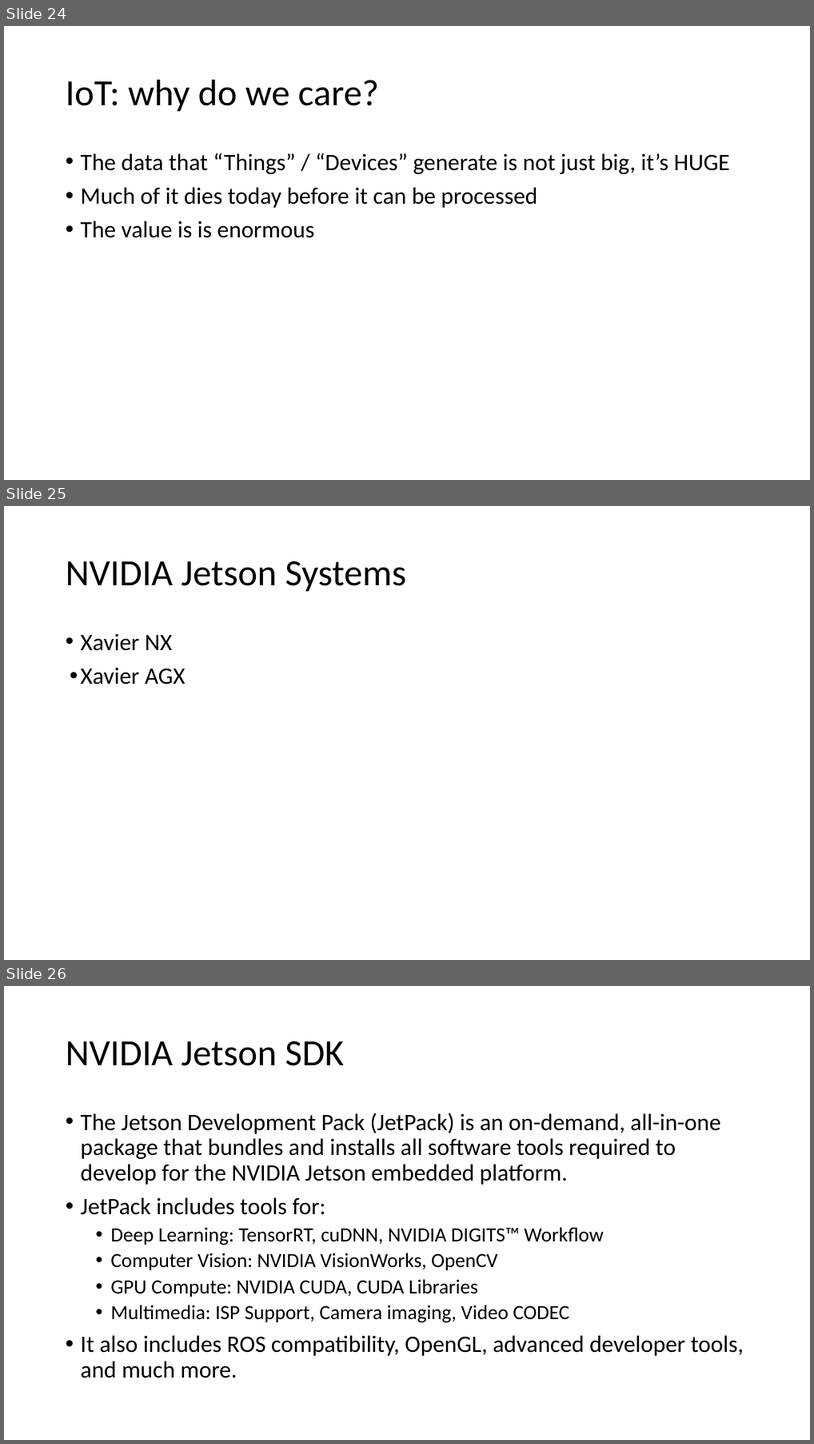
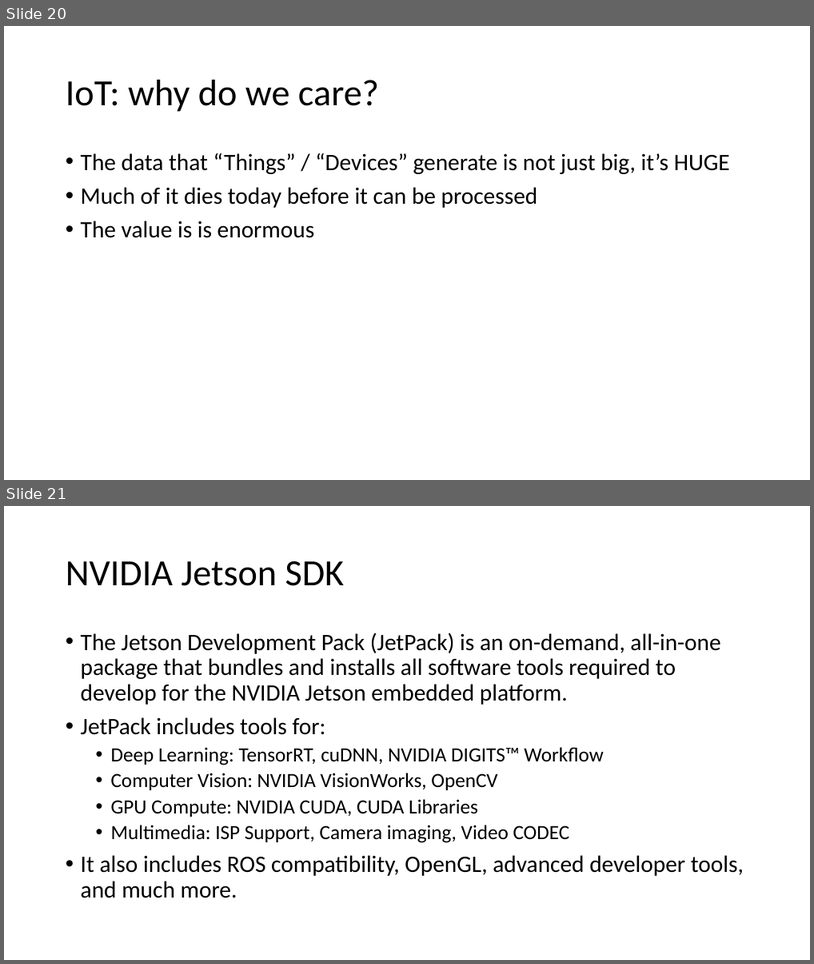
Before and after one commit to MIDS-scaling-up/v3, a slide deck: week01/Lecture_1.pptx. Shown one above the other, each under a label of ours: slides 24, 25 and 26 before the commit, slides 20 and 21 after it. The pictures are 814x1444 and 814x964 pixels, drawn with LibreOffice and Linux fonts; fonts in the diff are those of the drawing. Boxes give left, top, right and bottom in pixels: in the first picture for what was removed or moved away, otherwise in the second. Text is boxed around its words. In the diff, an @@ line names an element or a change of style, - is before the commit and + after.

```diff
--- a/week01/Lecture_1.pptx
+++ b/week01/Lecture_1.pptx
@@ slide 25 removed at (4, 506, 810, 960), background #FFFFFF @@
@@ title removed at (66, 561, 407, 592) @@
-NVIDIA Jetson Systems
@@ text removed at (81, 634, 186, 684) @@
-• Xavier NX
-• Xavier AGX
@@ what was slide 24 is now slide 20 @@
@@ what was slide 26 is now slide 21 @@
```
Also in this commit, not shown: 5 slides changed, 4 other slides removed.
